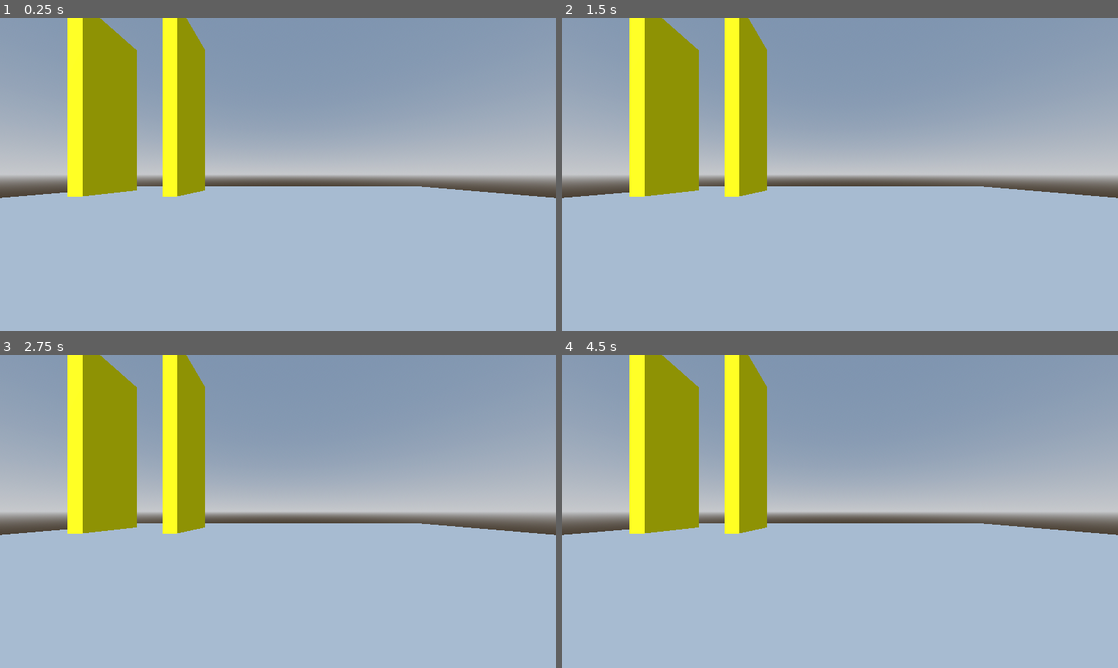
Above: before the commit, frames 1-4 (two rows, left to right).
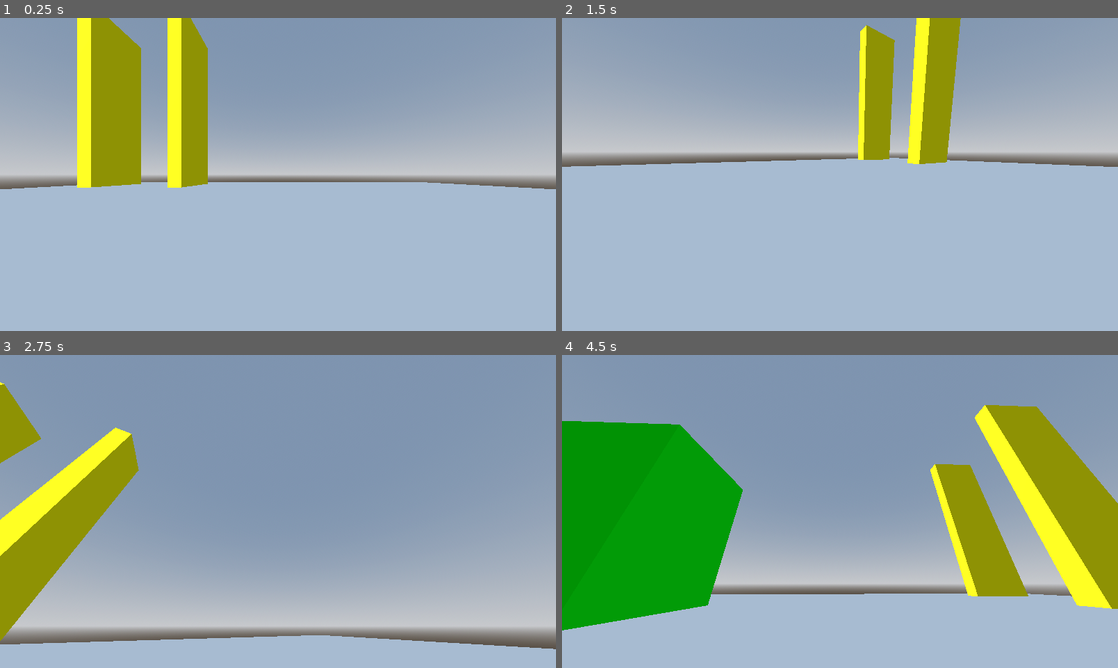
Above: after the commit, the same moments.

Repository: Cody-Mills/Biopunk
Game: Godot game, scene res://scenes/levels/test_level/test_level.tscn
Two runs of this game, one before a commit and one after it. Both use one fixed random seed, a clock stepped at 60 frames per second and the inputs below.
Inputs (mouse positions are in pixels of both pictures, inside the frame that each line leads up to):
- Up to frame 1 (0.25 s): no input
- Up to frame 2 (1.5 s): tap Enter at 0.5 s; move the mouse to (962, 158) at 0.52 s; hold Right (ui_right) 0.53-1.28 s; hold Ctrl (ui_crouch) 0.53-1.28 s; tap Space (ui_jump) at 0.77, 1.07, 1.25 s; tap Shift (ui_sprint) at 0.8, 1.35 s; move the mouse to (728, 190) at 1.27 s; hold Down (ui_down) from 1.28 s (still down)
- Up to frame 3 (2.75 s): tap Space (ui_jump) at 1.52, 1.55, 1.82, 2.1 s; tap Enter at 2 s; move the mouse to (333, 442) at 2.02 s; release Down (ui_down) at 2.03 s; hold Right (ui_right) from 2.03 s (still down); hold Ctrl (ui_crouch) from 2.03 s (still down)
- Up to frame 4 (4.5 s): tap Space (ui_jump) at 2.75, 3.02, 3.32, 3.77, 3.8, 4.07, 4.25 s; move the mouse to (812, 574) at 2.77 s; release Right (ui_right) at 2.78 s; release Ctrl (ui_crouch) at 2.78 s; hold Up (ui_up) 2.78-3.53 s; tap Ctrl (ui_crouch) at 2.85, 4.35 s; tap Shift (ui_sprint) at 3.05 s; tap Enter at 3.5 s; move the mouse to (1006, 558) at 3.52 s; hold Shift (ui_sprint) 3.53-4.28 s; hold Left (ui_left) from 3.53 s (still down); move the mouse to (673, 464) at 4.27 s

The runs differ from the first frame. In frame 1, 5.3% of the frame differs, in the area x 0-100%, y 0-58%; in frame 2, 25%; in frame 3, 45%; in frame 4, 47%, in the area x 0-100%, y 0-88%.
Error before the commit: Parse Error: Function "_physics_process" has the same name as a previously declared function. (res://scripts/player/player.gd:72)

Commit message:
Working on advanced State machine for player
I have divided all of the functions into their own states, I am currently working on the logic of switching between states and how that would work with so many moving parts. I will attempt to add a new state 'AIR' to handle stuff like the gravity aswell as jumping on walls. Currently the logic I have mapped out should look something like;
WALK goes into JUMP, SPRINT or CROUCH.

SPRINT can go to WALK, JUMP or SLIDE.

JUMP (if it even remainds as a state) can go into AIR and SPRINT.

CROUCH can go into JUMP.

SLIDE can go into JUMP or SPRINT.

AIR can go into SLIDE or WALK.

Diff:
--- a/scripts/player/player.gd
+++ b/scripts/player/player.gd
@@ -3,10 +3,8 @@
 #MovementSpeed
 var speed
 const SPRINT_SPEED = WALK_SPEED * 1.4
-var is_sprinting : bool = false
 const WALK_SPEED = 5.0
 const CROUCH_SPEED = WALK_SPEED * 0.6
-var is_crouching : bool = false
 const SLIDE_SPEED = WALK_SPEED * 2
 var is_sliding : bool = false
 
@@ -23,7 +21,7 @@
 @onready var player: CharacterBody3D = $"."
 
 #States
-enum {WALK, SPRINT, CROTCH, SLIDE, JUMP}
+enum {WALK, SPRINT, CROTCH, SLIDE, JUMP, AIR}
 var state
 
 #Head bobbing via Sinewave
@@ -51,16 +49,15 @@
 	print(state)
 	match state:
 		WALK:
-			#WalkState()
-			pass
+			WalkState(delta)
 		SPRINT:
-			pass
+			SprintState()
 		CROTCH:
-			pass
+			CrotchState()
 		SLIDE:
-			pass
+			SlideState()
 		JUMP:
-			StateJump()
+			JumpState(delta)
 
 func _unhandled_input(event: InputEvent) -> void:
 	if event is InputEventMouseMotion:
@@ -69,48 +66,10 @@
 		camera_3d.rotation.x = clamp(camera_3d.rotation.x, deg_to_rad(-40), deg_to_rad(60))
 
 
-func _physics_process(delta: float) -> void:
-
-	# Handle jump.
-	if !is_on_floor():
-		velocity += get_gravity() * delta
-		jump_available = false
-	if is_on_floor():
-		jump_available = true
-		jump_count = max_jumps
-
-	if Input.is_action_just_pressed("ui_jump") and is_on_floor():
-		StateJump()
-
-	if is_on_wall_only() && Input.is_action_just_pressed("ui_jump"):
-		print("wall jump")
-
-	#Sprinting
-	if Input.is_action_pressed("ui_sprint") && is_on_floor():
-		state = SPRINT
-
-	else:
-		speed = WALK_SPEED
-		is_sprinting = false
-	#Crouching
-	if Input.is_action_pressed("ui_crouch") && !is_sprinting:
-		$CollisionShape3D.scale = Vector3(1, 0.5, 1)
-		speed = CROUCH_SPEED
-		is_crouching = true
-	if Input.is_action_just_released("ui_crouch"):
-		$CollisionShape3D.scale = Vector3(1, 1, 1)
-		speed = WALK_SPEED
-		is_crouching = false
-	#Sliding (need to make it move forward constantly)
-	#if Input.is_action_pressed("ui_crouch") && is_sprinting :
-		#$CollisionShape3D.scale = Vector3(1, 0.3, 1)
-		#speed = SLIDE_SPEED
-		#is_sliding = true
-	#if Input.is_action_just_released("ui_crouch") && is_sliding:
-		#is_sliding = false
-		#speed = WALK_SPEED
-		#$CollisionShape3D.scale = Vector3(1, 1, 1)
-	#Movement Inputs
+func WalkState(delta):
+	speed = WALK_SPEED
+	jump_available = true
+	jump_count = max_jumps
 	var input_dir := Input.get_vector("ui_left", "ui_right", "ui_up", "ui_down")
 	var direction := (head.transform.basis * Vector3(input_dir.x, 0, input_dir.y)).normalized()
 	if is_on_floor():
@@ -129,6 +88,16 @@
 	t_bob += delta * velocity.length() * float(is_on_floor())
 	camera_3d.transform.origin = _headbob(t_bob)
 
+	#Temp state switch checks, need to add events
+	if Input.is_action_just_pressed("ui_jump") and jump_available:
+		state = JUMP
+
+	if Input.is_action_pressed("ui_crouch"): #maybe add is not sprinting
+		state = CROTCH
+
+	if Input.is_action_pressed("ui_sprint"):
+		state = SPRINT
+
 	move_and_slide()
 
 
@@ -139,21 +108,55 @@
 	return pos
 
 
-func StateJump():
+func JumpState(delta):
 	if jump_count != 0:
 		velocity.y = JUMP_VELOCITY
 		jump_count -= 1
 	else:
 		jump_available = false
+		#Land on floor back to walking state
 		if is_on_floor():
 			state = WALK
-
+		#To continue running after landing
+		if is_on_floor() && Input.is_action_just_pressed("ui_sprint"):
+			state = SPRINT
+		#To Jump into a slide
+		if is_on_floor() && Input.is_action_just_pressed("ui_crotch"):
+			state = SLIDE
+		if !is_on_floor():
+			velocity += get_gravity() * delta
+			jump_available = false
+		if is_on_wall_only() && Input.is_action_just_pressed("ui_jump"):
+			print("wall jump")
 
 func SprintState():
 		speed = SPRINT_SPEED
-		is_sprinting = true # could remove and use states as check
 		if Input.is_action_just_released("ui_sprint"):
 			state = WALK
 			#need to add lerp to walk speed
-		if Input.is_action_just_released("ui_jump"):
+		if Input.is_action_just_pressed("ui_jump"):
 			state = JUMP
+		if Input.is_action_just_pressed("ui_crouch"):
+			state = SLIDE
+
+func SlideState():
+	print("slide")
+		#Sliding (need to make it move forward constantly)
+	#if Input.is_action_pressed("ui_crouch") && is_sprinting :
+		#$CollisionShape3D.scale = Vector3(1, 0.3, 1)
+		#speed = SLIDE_SPEED
+		#is_sliding = true
+	#if Input.is_action_just_released("ui_crouch") && is_sliding:
+		#is_sliding = false
+		#speed = WALK_SPEED
+		#$CollisionShape3D.scale = Vector3(1, 1, 1)
+	#Movement Inputs
+
+func CrotchState():
+	$CollisionShape3D.scale = Vector3(1, 0.5, 1)
+	speed = CROUCH_SPEED
+
+	if Input.is_action_just_released("ui_crouch"):
+		$CollisionShape3D.scale = Vector3(1, 1, 1)
+		speed = WALK_SPEED
+		state = WALK
